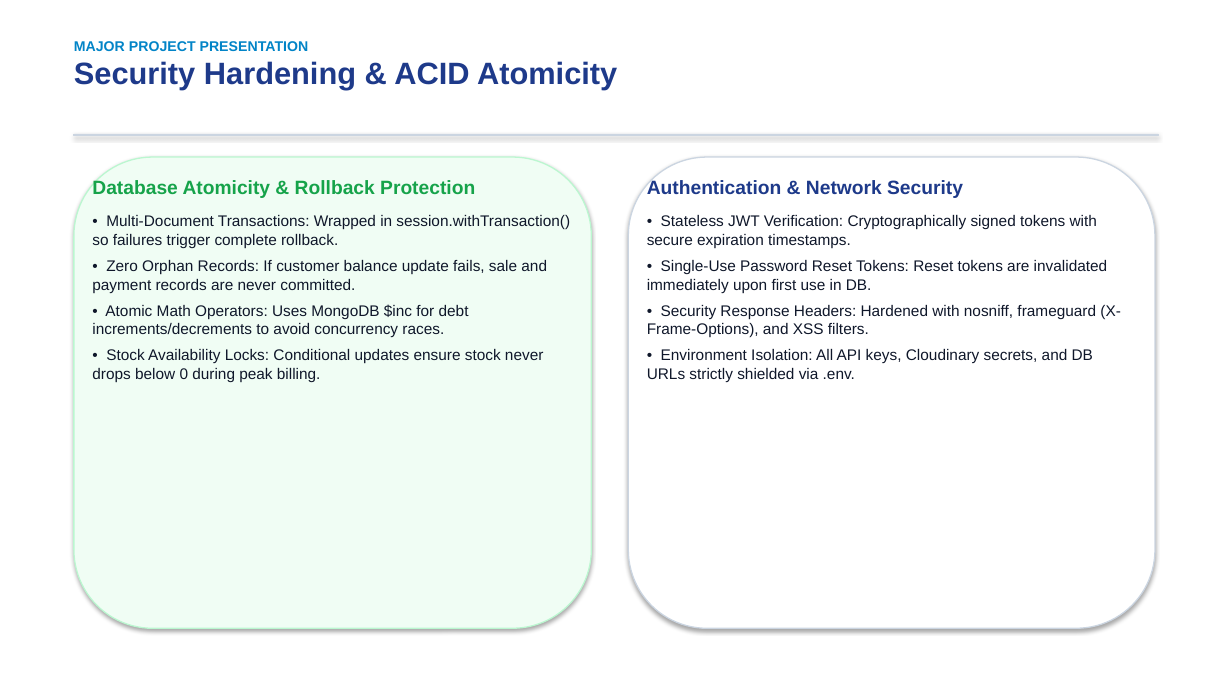
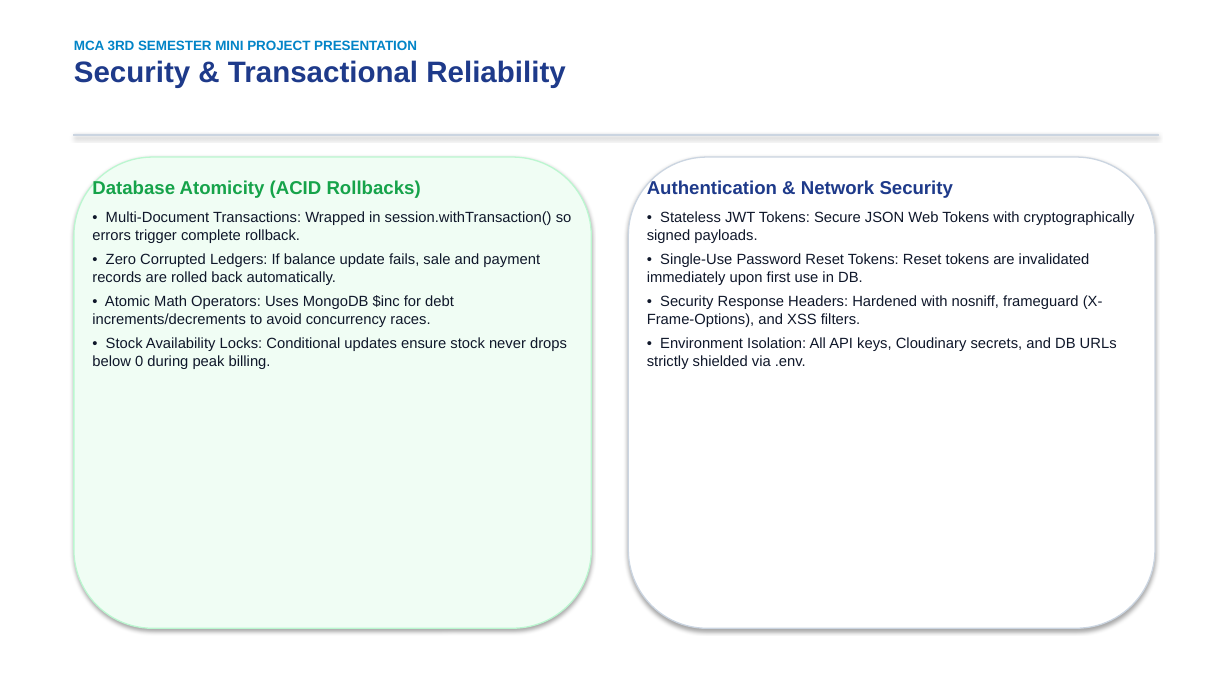
Before and after one commit to Ajitsingh57/SmartShop, a slide deck: slide 12 of docs/SmartShop_Project_Presentation.pptx. Drawn at 1232x693 pixels with LibreOffice and Linux fonts; fonts in the diff are those of the drawing. Boxes give left, top, right and bottom in pixels: in the first picture for what was removed or moved away, otherwise in the second. Text is boxed around its words. In the diff, an @@ line names an element or a change of style, - is before the commit and + after.

Commit message:
feat: isolate admin/customer auth sessions, fix protected route redirect, and update MCA synopsis & docs

```diff
--- a/docs/SmartShop_Project_Presentation.pptx
+++ b/docs/SmartShop_Project_Presentation.pptx
@@ text at box(74, 40, 565, 88): text changed; size 24 to 10.5 pt; text colour #1E3A8A to #0284C7 @@
-MAJOR PROJECT PRESENTATION
-Security Hardening & ACID Atomicity
+MCA 3RD SEMESTER MINI PROJECT PRESENTATION
+Security & Transactional Reliability
@@ text at box(92, 179, 572, 285): text changed; size 12 to 11.5 pt @@
-Database Atomicity & Rollback Protection
-• Multi-Document Transactions: Wrapped in session.withTransaction() so failures trigger complete rollback.
-• Zero Orphan Records: If customer balance update fails, sale and payment records are never committed.
+Database Atomicity (ACID Rollbacks)
+• Multi-Document Transactions: Wrapped in session.withTransaction() so errors trigger complete rollback.
+• Zero Corrupted Ledgers: If balance update fails, sale and payment records are rolled back automatically.
@@ text at box(647, 179, 1117, 369): size 15 to 14.5 pt in "Authentication & Network Security"; size 12 to 11.5 pt in "• Single-Use Password Reset Tokens: Reset tokens ...", "• Security Response Headers: Hardened with nosniff, ...", "• Environment Isolation: All API keys, Cloudinary ..."; less space between paragraphs @@
@@ text at box(647, 211, 1135, 243): text changed; size 12 to 11.5 pt @@
-• Stateless JWT Verification: Cryptographically signed tokens with secure expiration timestamps.
+• Stateless JWT Tokens: Secure JSON Web Tokens with cryptographically signed payloads.
@@ text at box(92, 295, 567, 369): size 12 to 11.5 pt in "• Atomic Math Operators: Uses MongoDB $inc ...", "• Stock Availability Locks: Conditional updates ensure ..."; less space between paragraphs @@
```
Also in this commit, not shown: 13 other slides changed, 16 other files.
